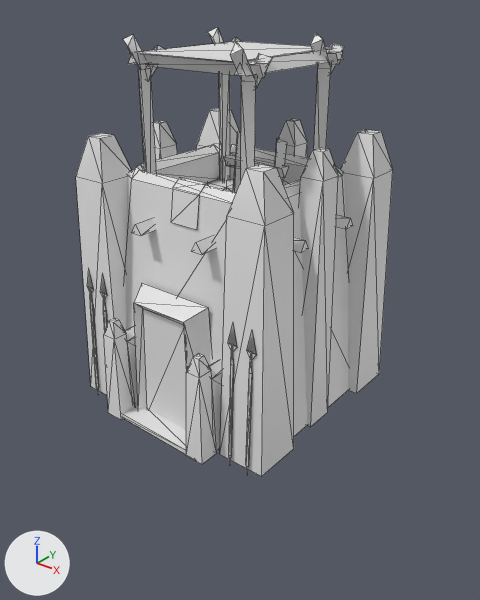
Renders of the COLLADA model art/meshes/structural/mande/sentry_tower.dae from each side of a commit.
Both versions are drawn from a 50 mm camera at (13.2, -15.36, 13.5) aimed at (0.36, 0.69, 3.55). The axes (+X, +Y, +Z) are drawn at lower left. The lights are the same throughout. The older version comes first. Mesh edges are drawn as thin lines.

The first picture shows 'sentry_tower'.
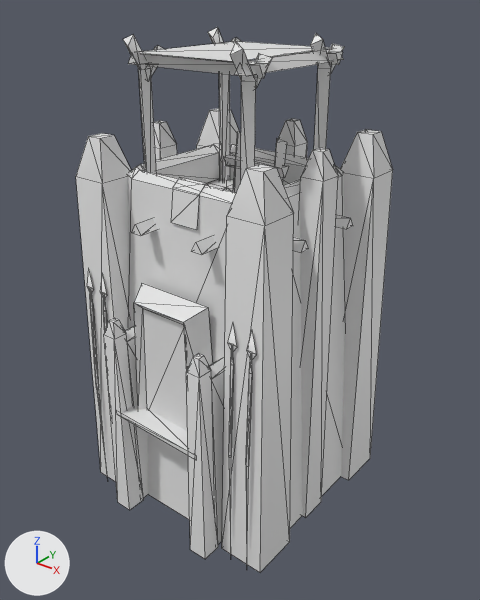
The edits, one by one:
me_esfera_1237 is used by ob_sentry_tower; location (0.0, 0.0, 0.0).
me_esfera_1237 had 470 vertices, 672 faces and spanned x -3.92..3.91, y -3.39..4.68, z -0.12..12.05.
me_esfera_1237 now has 470 vertices, 672 faces and spans x -3.92..3.91, y -3.39..4.68, z -4.12..12.05.
me_esfera_1237 part 1: 60 of the vertices in x -3.92..3.91, y -3.39..4.68, z -0.12..0.02 are moved by (0.0, 0.0, -4.0).

Pixel boxes [x1, y1, x2, y2] of what changed, in the pictures (480 x 600 px; the box of a moved part takes in the faces that stretch with it):
'sentry_tower', reshaped (21% taller): before [76, 27, 393, 476]; after [76, 27, 393, 572]
part 1 of me_esfera_1237, moved or reshaped: before [76, 147, 392, 476]; after [76, 147, 392, 572]
